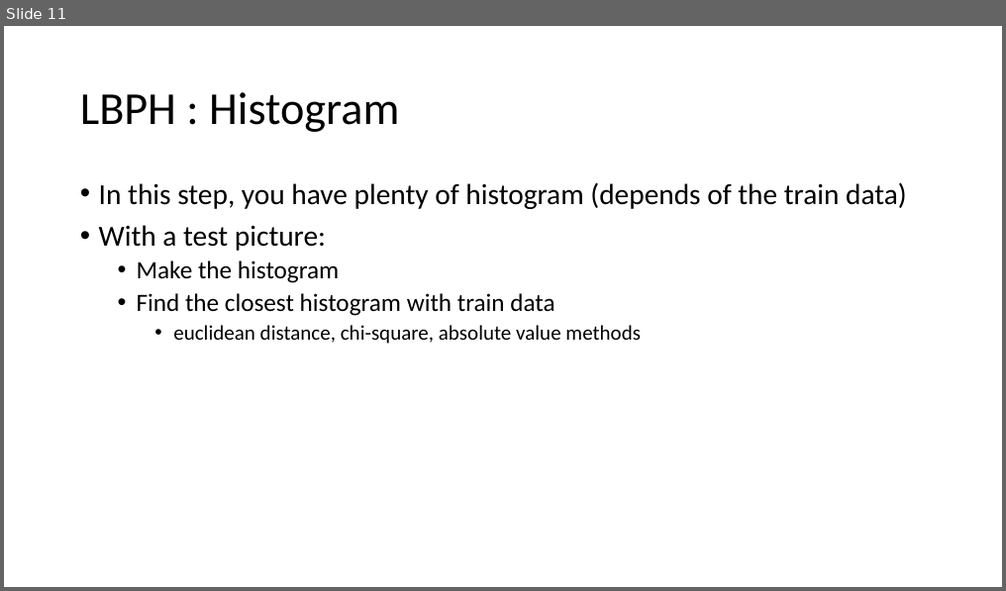
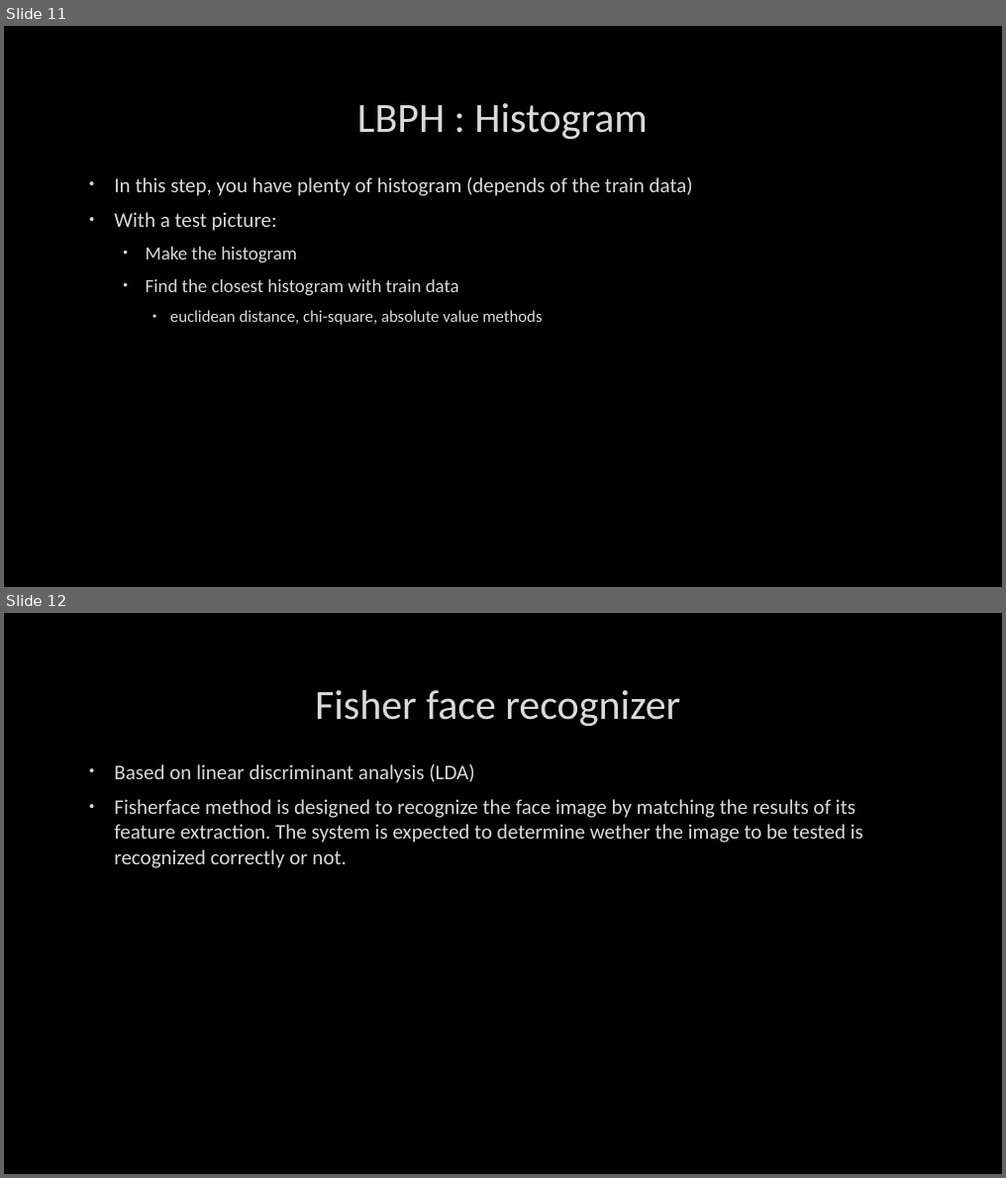
Before and after one commit to ElliotGerard123/FaceRecognition, a slide deck: First approach.pptx. Shown one above the other, each under a label of ours: slide 11 before the commit, slides 11 and 12 after it. The pictures are 1006x591 and 1006x1178 pixels, drawn with LibreOffice and Linux fonts; fonts in the diff are those of the drawing; background and template pictures are left out. Boxes give left, top, right and bottom in pixels: in the first picture for what was removed or moved away, otherwise in the second. Text is boxed around its words. In the diff, an @@ line names an element or a change of style, - is before the commit and + after.

Commit message:
Add files via upload
Modified a bit the ppt same contenct except Fisher

```diff
--- a/First approach.pptx
+++ b/First approach.pptx
@@ slide 12 added at <box>4,613,1002,1174</box>, background picture (left out) @@
@@ title added at <box>315,690,680,727</box>, 40 pt, text #DADADA @@
+Fisher face recognizer
@@ text added at <box>114,764,863,868</box>, 20 pt, text #DADADA @@
+• Based on linear discriminant analysis (LDA)
+• Fisherface method is designed to recognize the face image by matching the results of its feature extraction. The system is expected to determine wether the image to be tested is recognized correctly or not.
@@ slide 11 changed as well @@
@@ background #FFFFFF to picture (left out) @@
@@ title "LBPH : Histogram": place and size @@
-title "LBPH : Histogram" at <box>80,92,399,132</box>
+title "LBPH : Histogram" at <box>357,103,648,140</box>
@@ title "LBPH : Histogram" at <box>357,103,648,140</box>: size 44 to 40 pt, text colour #000000 to #DADADA, letter outline none to #404040 0.75 pt; alignment left to centre; line spacing 0.9 to 1 @@
@@ text "In this step, you have ...": place and size @@
-text "In this step, you have ..." at <box>99,182,907,344</box>
+text "In this step, you have ..." at <box>114,177,693,325</box>
@@ text "In this step, you have ..." at <box>114,177,693,325</box>: size 28 to 20 pt in "In this step, you have plenty of ...", "With a test picture:"; text colour #000000 to #DADADA, letter outline none to #404040 0.75 pt; size 24 to 18 pt in "Make the histogram", "Find the closest histogram with train data"; size 20 to 16 pt in "euclidean distance, chi-square, absolute value methods"; indent changed; line spacing 0.9 to 1; more space between paragraphs @@
```
Also in this commit, not shown: 11 other slides changed, 1 other slide added, 2 slides removed.
